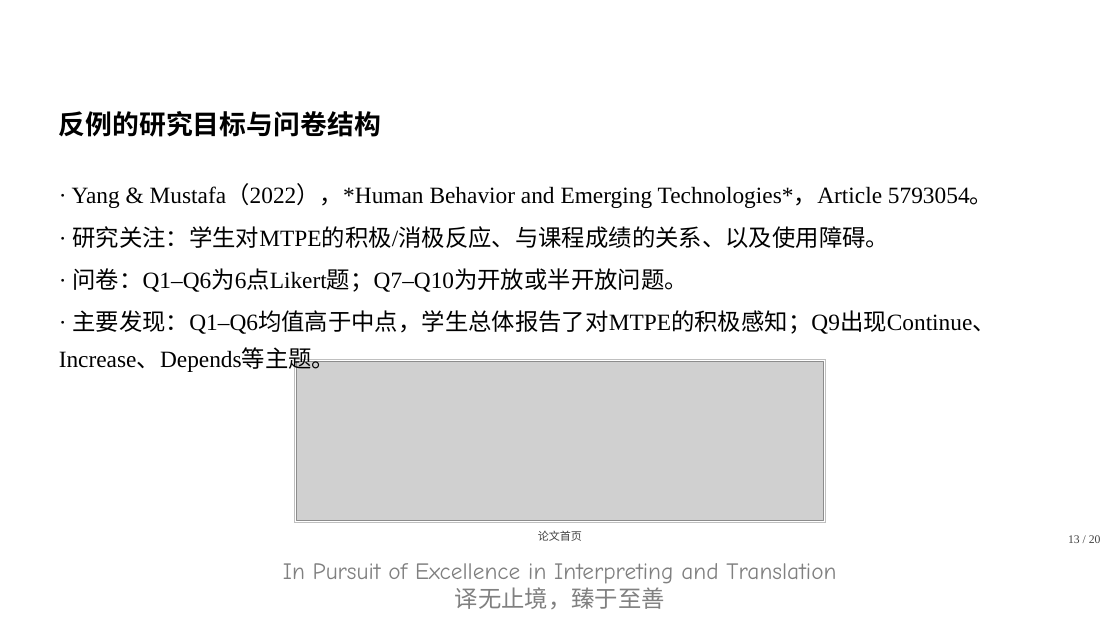
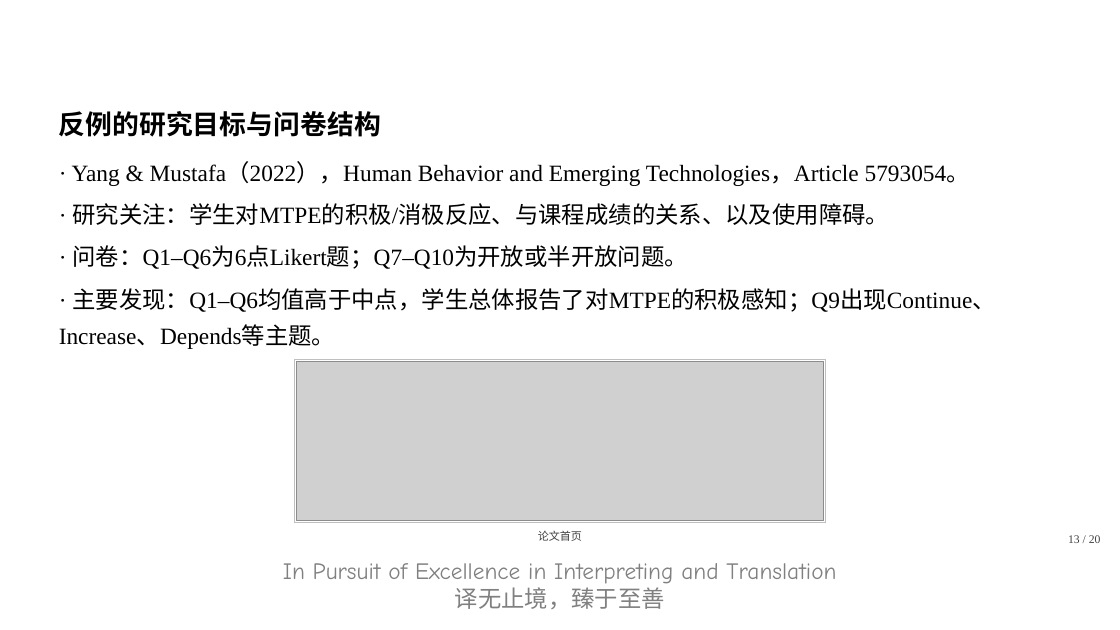
Before and after one commit to CodingGeoff/translation-research-202610, a slide deck: slide 13 of 翻译研究方法/第1组/问卷调查法正反例_v17.pptx. Drawn at 1120x630 pixels with LibreOffice and Linux fonts; fonts in the diff are those of the drawing; grey boxes stand for pictures; background and template pictures are left out. Boxes give left, top, right and bottom in pixels: in the first picture for what was removed or moved away, otherwise in the second. Text is boxed around its words. In the diff, an @@ line names an element or a change of style, - is before the commit and + after.

Commit message:
docs: 更新翻译研究小组问卷调查法汇报的deck内容及相关文件
新增deck_content_v21.json和v22.json，更新汇报内容
新增/更新部分PPT图片资源
移除旧版导出脚本、检查脚本及冗余PPT文件
优化标注脚本，移除不必要的下划线绘制和打印输出

```diff
--- a/翻译研究方法/第1组/问卷调查法正反例_v17.pptx
+++ b/翻译研究方法/第1组/问卷调查法正反例_v17.pptx
@@ text "· Yang & Mustafa（2022），Human Behavior ...": place and size @@
-text "· Yang & Mustafa（2022），Human Behavior ..." at (72, 185, 995, 334)
+text "· Yang & Mustafa（2022），Human Behavior ..." at (59, 163, 995, 349)
@@ text at (72, 163, 970, 186): text changed @@
-· Yang & Mustafa（2022），*Human Behavior and Emerging Technologies*，Article 5793054。
+· Yang & Mustafa（2022），Human Behavior and Emerging Technologies，Article 5793054。
```
Also in this commit, not shown: 41 other files.
